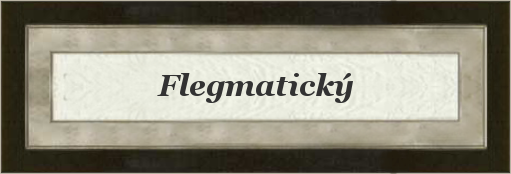
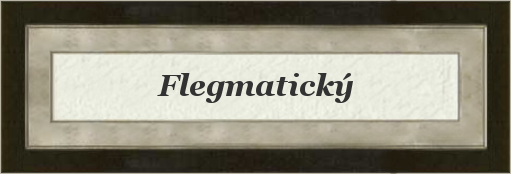
Revision of a layered 511px x 174px image; what changed, layer by layer:
painted on "Card" over [30, 33, 488, 141]
